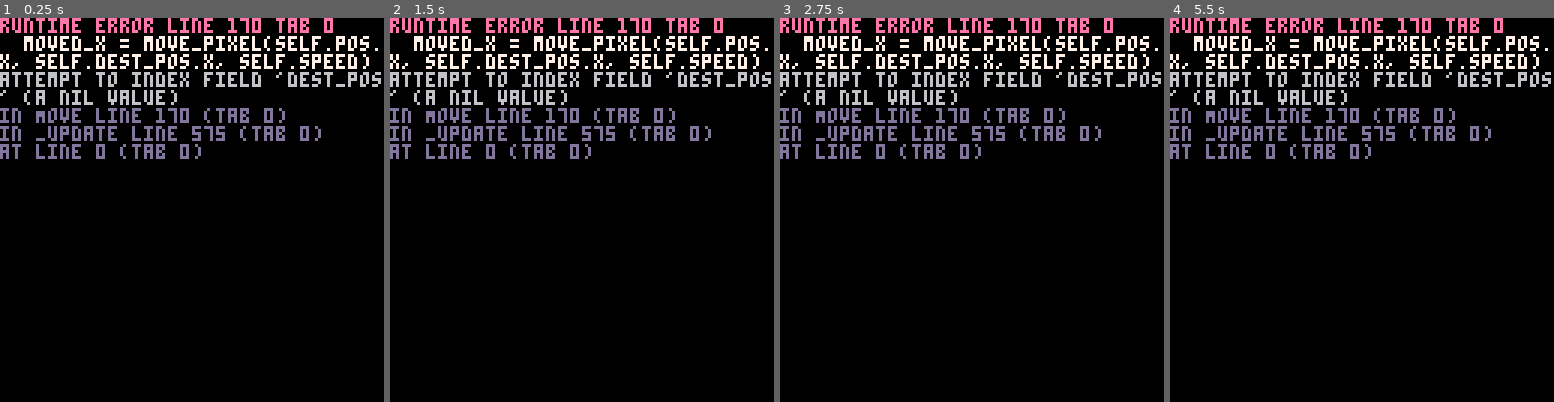
Above: before the commit, frames 1-4 (left to right).
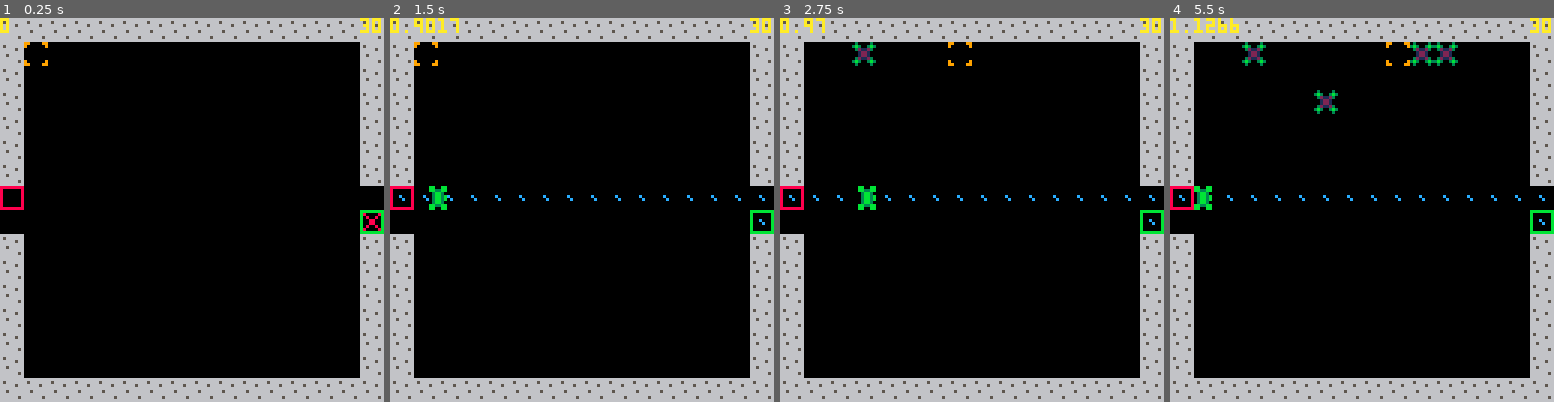
Above: after the commit, the same moments.

Repository: langchr86/pico-bubble-towers
Game: PICO-8 cartridge pico-proto.p8
Same seed, same stepped clock (60 frames per second), same inputs: the game is played once before the commit and once after it.
Inputs:
- Up to frame 1 (0.25 s): no input
- Up to frame 2 (1.5 s): tap X (X key) at 0.33, 1.07 s; tap O (Z key) at 0.7 s
- Up to frame 3 (2.75 s): hold Right 1.6-2.1 s; tap O (Z key) at 1.7, 2.1, 2.5 s; tap X (X key) at 1.85 s; hold Up 2.15-2.42 s; hold Right from 2.47 s (still down)
- Up to frame 4 (5.5 s): tap O (Z key) every 0.4 s from 2.9 to 5.3 s; tap X (X key) at 2.97, 4.08, 5.2 s; release Right at 3.03 s; hold Left 3.08-3.58 s; hold Down 3.63-3.97 s; hold Right 4.02-4.68 s; hold Up 4.73-5.03 s; hold Left from 5.08 s (still down)

The runs differ from the first frame. In frame 1, 29% of the frame differs, in the area x 0-100%, y 0-100%; in frame 2, 29%; in frame 3, 29%; in frame 4, 30%.
Error before the commit: runtime error line 170 tab 0; moved_x = move_pixel(self.pos.x, self.dest_pos.x, self.speed); attempt to index field 'dest_pos' (a nil value)

Commit message:
towers point to the nearest enemy

Diff:
--- a/enemy.lua
+++ b/enemy.lua
@@ -31,6 +31,10 @@
 end
 
 function Enemy:Move()
+  if not self.dest_pos then
+    return
+  end
+
   local function move_pixel(current, destination, speed)
     difference = destination - current
     if difference < 0 then
--- a/pico-proto.lua
+++ b/pico-proto.lua
@@ -120,8 +120,6 @@
   enemy:Draw()
 end
 
-
-
 function _update()
   if btnp(⬆️) then
     cursor:MoveUp()
@@ -160,15 +158,18 @@
   cls()
   map()
 
+  draw_path()
+  draw_enemy()
+
   for tower in all(tower_list) do
     tower:Draw()
+    enemy_list = {enemy}
+    tower:ShotOnNearestEnemy(enemy_list)
   end
 
   spr(3, start.x * field_width, start.y * field_height)
   spr(4, goal.x * field_width, goal.y * field_height)
 
-  draw_path()
-  draw_enemy()
   cursor:Draw()
 
   fps = stat(7)
--- a/tower.lua
+++ b/tower.lua
@@ -3,7 +3,7 @@
 Tower = {
   sprite_n=8,
   pos=nil,
-  radius=1,
+  radius=16,
   shot_interval=30,
 }
 Tower.__index = Tower
@@ -15,6 +15,34 @@
   return setmetatable(o, self)
 end
 
+function Tower:ShotOnNearestEnemy(enemy_list)
+  nearest_enemy_in_reach = nil
+  nearest_distance = nil
+
+  for enemy in all(enemy_list) do
+    distance = enemy.pos - self.pos
+
+    quad_dist = distance.x * distance.x + distance.y * distance.y
+    quad_radius = self.radius * self.radius
+
+    if quad_dist <= quad_radius then
+      if not nearest_distance then
+        nearest_distance = quad_dist
+        nearest_enemy_in_reach = enemy.pos
+      elseif quad_dist < nearest_distance then
+        nearest_distance = quad_dist
+        nearest_enemy_in_reach = enemy.pos
+      end
+    end
+  end
+
+  if nearest_enemy_in_reach then
+    circfill(self.pos.x + 4, self.pos.y + 4, 2, 8)
+    line(self.pos.x + 4, self.pos.y + 4, nearest_enemy_in_reach.x + 4, nearest_enemy_in_reach.y + 4, 8)
+  end
+end
+
 function Tower:Draw()
   spr(self.sprite_n, self.pos.x, self.pos.y)
+  --circ(self.pos.x + 4, self.pos.y + 4, self.radius, 8)
 end
